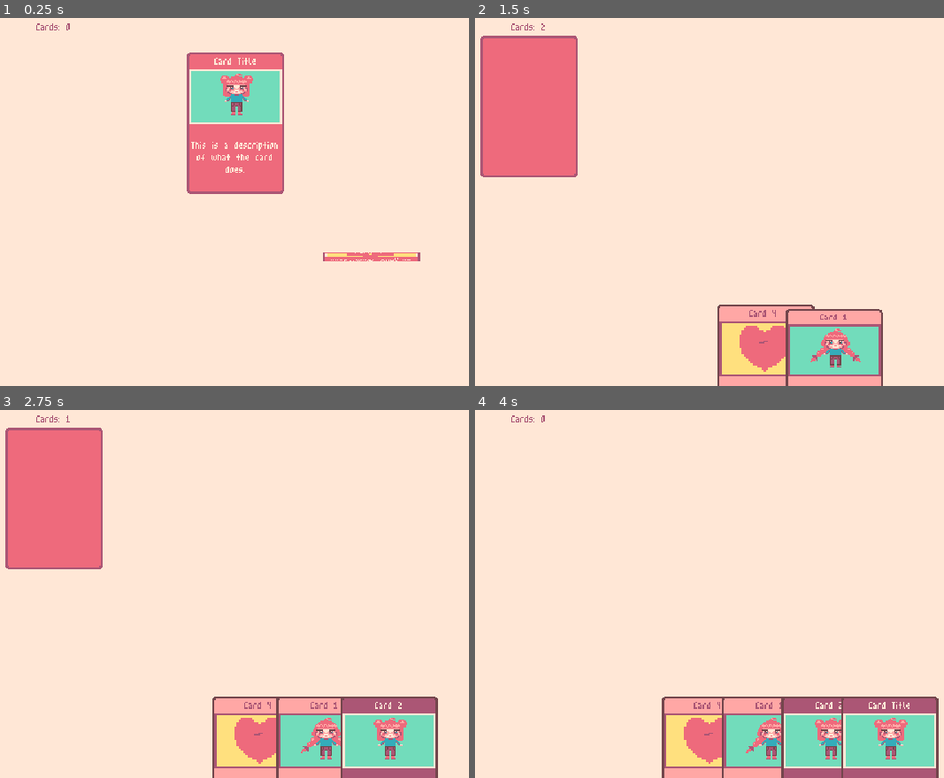
Above: before the commit, frames 1-4 (two rows, left to right).
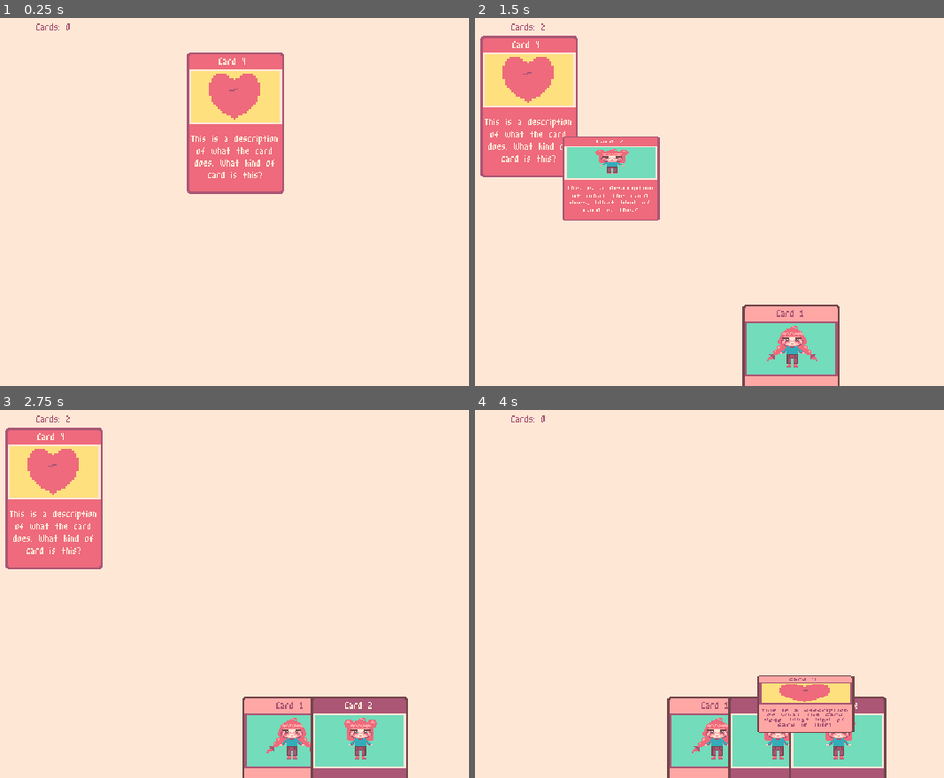
Above: after the commit, the same moments.

Repository: robert-brosh23/DeckbuilderGame
Game: Godot game, scene res://main.tscn
The game is run twice, just before and just after one commit, with the same random seed, the same clock (stepped at 60 frames per second) and the same inputs.
Inputs (mouse positions are in pixels of both pictures, inside the frame that each line leads up to):
- Up to frame 1 (0.25 s): no input
- Up to frame 2 (1.5 s): move the mouse to (outside the picture) at 0.52 s; click (outside the picture) at 0.6 s; tap Q (draw_card, bound only after the commit) at 0.8, 1.35 s; move the mouse to (657, 205) at 1.27 s
- Up to frame 3 (2.75 s): tap W (re_shuffle_deck, bound only after the commit) at 1.55, 2.1 s; move the mouse to (393, 490) at 2.02 s; click (393, 490) at 2.3 s
- Up to frame 4 (4 s): move the mouse to (765, 660) at 2.77 s; click (765, 660) at 2.85 s; tap Q (draw_card, bound only after the commit) at 3.05, 3.6 s; move the mouse to (outside the picture) at 3.52 s; tap W (re_shuffle_deck, bound only after the commit) at 3.8 s

The runs differ from the first frame. In frame 1, 3.6% of the frame differs, in the area x 40-90%, y 10-67%; in frame 2, 12%, in the area x 1-87%, y 6-100%; in frame 3, 9.1%; in frame 4, 9.1%.

Commit message:
cards can now be played. debug buttons added for shuffle and draw

Diff:
--- a/card/card.gd
+++ b/card/card.gd
@@ -51,7 +51,6 @@
 
 func move_card_to_deck(deck_pos: Vector2) -> void:
 	movement_tween_manager.tween_to_pos(self, deck_pos, 1.0)
-	movement_tween_manager.tween_visible(self, false, 1.0)
 	hoverable = false
 
 func apply_card_visual_facedown() -> void:
@@ -112,10 +111,11 @@
 	title_label.add_theme_color_override("font_color", "ffe7d6")
 	description_label.add_theme_color_override("font_color", "ffe7d6")
 
-func _on_panel_mouse_entered() -> void:
-	if hoverable:
-		hover_card()
-
 func hover_card() -> void:
 	movement_tween_manager.tween_to_pos(self, Vector2(position.x, 170.0 - SELECTED_CARD_Y_OFFSET), .1)
 	z_index = 15
+
+## Returns true if the card was played, false if it cannot be played
+func play_card() -> bool:
+	print (card_data.card_name, " was played.")
+	return true
--- a/deck/deck.gd
+++ b/deck/deck.gd
@@ -17,7 +17,6 @@
 	card.flip_card_down()
 	cards.append(card)
 	card.movement_tween_manager.tween_to_pos(card, self.position, 1.0).finished.connect(func(): update_card_number_text())
-	card.movement_tween_manager.tween_visible(card, false, 1.0)
 
 func append_multiple_cards_to_deck(arr: Array[Card]) -> void:
 	for card in arr:
@@ -32,7 +31,6 @@
 	var card = cards[0]
 	cards.remove_at(0)
 	update_card_number_text()
-	card.visible = true
 	return card
 
 func shuffle_deck() -> void:
--- a/hand/hand.gd
+++ b/hand/hand.gd
@@ -5,11 +5,57 @@
 const DEFAULT_Y = 170.0
 const DEFAULT_CARD_SEPARATION = 70
 
+@onready var play_color_rect := $ColorRect
+
+@export var discard_pile: DiscardPile
+
 @export var cards: Array[Card]
 var hovered_card: Card = null
 
+var dragging := false
+var drag_offset: Vector2
+var dragged_card: Card
+
 func _ready() -> void:
+	play_color_rect.visible = false
 	update_hand()
+
+func _process(delta: float) -> void:
+	handle_input()
+
+func handle_input() -> void:
+	if Input.is_action_just_pressed("click"):
+		if hovered_card != null:
+			dragging = true
+			dragged_card = hovered_card
+			drag_offset = hovered_card.global_position - get_viewport().get_mouse_position()
+			play_color_rect.visible = true
+
+	if dragging:
+		dragged_card.global_position = get_viewport().get_mouse_position() + drag_offset
+
+	if Input.is_action_just_released("click"):
+		if dragging == false:
+			return
+		dragging = false
+		hovered_card = null
+		var returning_card = dragged_card
+		dragged_card = null
+		play_color_rect.visible = false
+
+		var mouse_pos = get_viewport().get_mouse_position()
+		if mouse_pos.y < play_color_rect.position.y + play_color_rect.size.y && mouse_pos.x > play_color_rect.position.x && mouse_pos.x < play_color_rect.position.x + play_color_rect.size.x:
+			play_card(returning_card)
+			update_hand()
+			return
+
+		update_hand()
+
+		var tween = create_tween()
+		returning_card.hoverable = false
+		tween.tween_callback(func():
+			returning_card.hoverable = true
+		).set_delay(1.0 * Globals.animation_speed_scale)
 
 func append_card_to_hand(card: Card) -> void:
 	card.flip_card_up()
@@ -19,16 +65,14 @@
 	card.panel.mouse_entered.connect(Callable(self, "hover_card").bind(card))
 	update_hand()
 
-func remove_card_from_hand(index: int) -> Card:
-	if index >= cards.size():
-		print("Error: Index out of range (card in hand)")
-		return
-	var card = cards[index]
-	cards.remove_at(index)
+func remove_card_from_hand(card: Card) -> Card:
+	cards.erase(card)
 	update_hand()
 	return card
 
 func hover_card(card: Card) -> void:
+	if card.hoverable == false || dragging:
+		return
 	card.get_parent().move_child(card,cards.size()-1)
 	hovered_card = card
 	card.hover_card()
@@ -36,6 +80,17 @@
 func stop_hover_card() -> void:
 	hovered_card = null
 	update_hand()
+
+func play_card(card: Card) -> void:
+	var result = card.play_card()
+	if result == true:
+		discard_card(card)
+
+func discard_card(card: Card) -> void:
+	remove_card_from_hand(card)
+	if discard_pile == null:
+		return
+	discard_pile.append_card_to_discard_pile(card)
 
 func update_hand():
 	var card_separation: int = determine_card_separation()
@@ -45,11 +100,12 @@
 
 	for card in cards:
 		var y_pos = card.position.y if card == hovered_card else DEFAULT_Y
-		card.movement_tween_manager.tween_to_pos(card, Vector2(x_pos, y_pos))
-		if card != hovered_card:
-			card.z_index = z_index
-			card.get_parent().move_child(card,z_index-1)
-			z_index += 1
+		if card != dragged_card:
+			card.movement_tween_manager.tween_to_pos(card, Vector2(x_pos, y_pos))
+			if card != hovered_card:
+				card.z_index = z_index
+				card.get_parent().move_child(card,z_index-1)
+				z_index += 1
 		x_pos += card_separation
 
 func determine_card_separation() -> int:
--- a/hand/hand.tscn
+++ b/hand/hand.tscn
@@ -4,3 +4,9 @@
 
 [node name="Hand" type="Node2D"]
 script = ExtResource("1_t1j3k")
+
+[node name="ColorRect" type="ColorRect" parent="."]
+offset_left = 70.0
+offset_right = 570.0
+offset_bottom = 220.0
+color = Color(1, 0.654902, 0.647059, 1)
--- a/main.gd
+++ b/main.gd
@@ -9,89 +9,13 @@
 	move_card_to_deck($Cards/Card)
 	move_card_to_deck($Cards/Card2)
 	move_card_to_deck($Cards/Card3)
-	move_card_to_hand($Cards/Card4)
+	move_card_to_deck($Cards/Card4)
 
-	var tween = create_tween()
-	tween.tween_callback(func():
+func _process(delta: float) -> void:
+	if Input.is_action_just_pressed("draw_card"):
 		draw_card_from_deck()
-	).set_delay(1.0)
-
-	tween.tween_callback(func():
-		draw_card_from_deck()
-	).set_delay(1.0)
-
-	tween.tween_callback(func():
-		draw_card_from_deck()
-	).set_delay(1.0)
-
-	tween.tween_callback(func():
-		draw_card_from_deck()
-	).set_delay(1.0)
-
-	tween.tween_callback(func():
-		draw_card_from_deck()
-	).set_delay(1.0)
-
-	#
-	#tween.tween_callback(func():
-		#move_card_to_deck(hand.remove_card_from_hand(0))
-	#).set_delay(1.0)
-	#
-	#tween.tween_callback(func():
-		#move_card_to_deck(hand.remove_card_from_hand(0))
-	#).set_delay(1.0)
-	#
-	#tween.tween_callback(func():
-		#move_card_to_deck(hand.remove_card_from_hand(0))
-	#).set_delay(1.0)
-	#
-	#tween.tween_callback(func():
-		#move_card_to_deck(hand.remove_card_from_hand(0))
-	#).set_delay(1.0)
-	#
-	#tween.tween_callback(func():
-		#deck.shuffle_deck()
-	#).set_delay(1.0)
-	#
-	#tween.tween_callback(func():
-		#draw_card_from_deck()
-	#).set_delay(1.0)
-	#
-	#tween.tween_callback(func():
-		#draw_card_from_deck()
-	#).set_delay(1.0)
-	#
-	#tween.tween_callback(func():
-		#move_card_to_deck(hand.remove_card_from_hand(0))
-	#).set_delay(1.0)
-	#
-	#tween.tween_callback(func():
-		#draw_card_from_deck()
-	#).set_delay(1.0)
-	#
-	#tween.tween_callback(func():
-		#discard_card_from_deck()
-	#).set_delay(1.0)
-	#
-	#tween.tween_callback(func():
-		#discard_card_from_hand(1)
-	#).set_delay(1.0)
-	#
-	#tween.tween_callback(func():
-		#discard_card_from_hand(0)
-	#).set_delay(1.0)
-	#
-	#tween.tween_callback(func():
-		#discard_card_from_deck()
-	#).set_delay(1.0)
-	#
-	#tween.tween_callback(func():
-		#move_cards_from_discard_pile_to_deck_and_reshuffle()
-	#).set_delay(1.0)
-	#
-	#tween.tween_callback(func():
-		#draw_card_from_deck()
-	#).set_delay(1.0)
+	if Input.is_action_just_pressed("re_shuffle_deck"):
+		move_cards_from_discard_pile_to_deck_and_reshuffle()
 
 func draw_card_from_deck() -> void:
 	var card = deck.draw_card()
@@ -99,10 +23,6 @@
 		print("no card in deck")
 		return
 	move_card_to_hand(card)
-
-func discard_card_from_hand(index: int) -> void:
-	var card = hand.remove_card_from_hand(index)
-	discard_pile.append_card_to_discard_pile(card)
 
 func discard_card_from_deck() -> void:
 	var card = deck.draw_card()
--- a/main.tscn
+++ b/main.tscn
@@ -41,6 +41,7 @@
 discard_pile = NodePath("DiscardPile")
 
 [node name="ColorRect" type="ColorRect" parent="."]
+z_index = -1
 offset_left = -500.0
 offset_top = -500.0
 offset_right = 500.0
@@ -49,9 +50,9 @@
 
 [node name="Camera2D" type="Camera2D" parent="."]
 
-[node name="Hand" parent="." instance=ExtResource("4_lquwl")]
-visible = false
+[node name="Hand" parent="." node_paths=PackedStringArray("discard_pile") instance=ExtResource("4_lquwl")]
 position = Vector2(-320, -180)
+discard_pile = NodePath("../DiscardPile")
 
 [node name="Deck" parent="." instance=ExtResource("2_0xm2m")]
 position = Vector2(-245, -73)
--- a/project.godot
+++ b/project.godot
@@ -31,6 +31,24 @@
 
 project/assembly_name="demo9.3"
 
+[input]
+
+click={
+"deadzone": 0.2,
+"events": [Object(InputEventMouseButton,"resource_local_to_scene":false,"resource_name":"","device":-1,"window_id":0,"alt_pressed":false,"shift_pressed":false,"ctrl_pressed":false,"meta_pressed":false,"button_mask":0,"position":Vector2(0, 0),"global_position":Vector2(0, 0),"factor":1.0,"button_index":1,"canceled":false,"pressed":false,"double_click":false,"script":null)
+]
+}
+draw_card={
+"deadzone": 0.2,
+"events": [Object(InputEventKey,"resource_local_to_scene":false,"resource_name":"","device":-1,"window_id":0,"alt_pressed":false,"shift_pressed":false,"ctrl_pressed":false,"meta_pressed":false,"pressed":false,"keycode":0,"physical_keycode":81,"key_label":0,"unicode":113,"location":0,"echo":false,"script":null)
+]
+}
+re_shuffle_deck={
+"deadzone": 0.2,
+"events": [Object(InputEventKey,"resource_local_to_scene":false,"resource_name":"","device":-1,"window_id":0,"alt_pressed":false,"shift_pressed":false,"ctrl_pressed":false,"meta_pressed":false,"pressed":false,"keycode":0,"physical_keycode":87,"key_label":0,"unicode":119,"location":0,"echo":false,"script":null)
+]
+}
+
 [rendering]
 
 textures/canvas_textures/default_texture_filter=0
--- a/utility/movement_tween_manager/movement_tween_manager.gd
+++ b/utility/movement_tween_manager/movement_tween_manager.gd
@@ -10,13 +10,6 @@
 	pos_tween.tween_property(node, "position", pos, seconds * Globals.animation_speed_scale)
 	return pos_tween
 
-func tween_visible(node: Node, visible: bool, seconds: float = 1.0) -> Tween:
-	var tween = create_tween()
-	tween.tween_callback(func():
-		node.visible = visible
-	).set_delay(seconds * Globals.animation_speed_scale)
-	return tween
-
 func tween_delay(callable: Callable, seconds:float = 1.0) -> Tween:
 	var tween = create_tween()
 	tween.tween_interval(seconds * Globals.animation_speed_scale)
